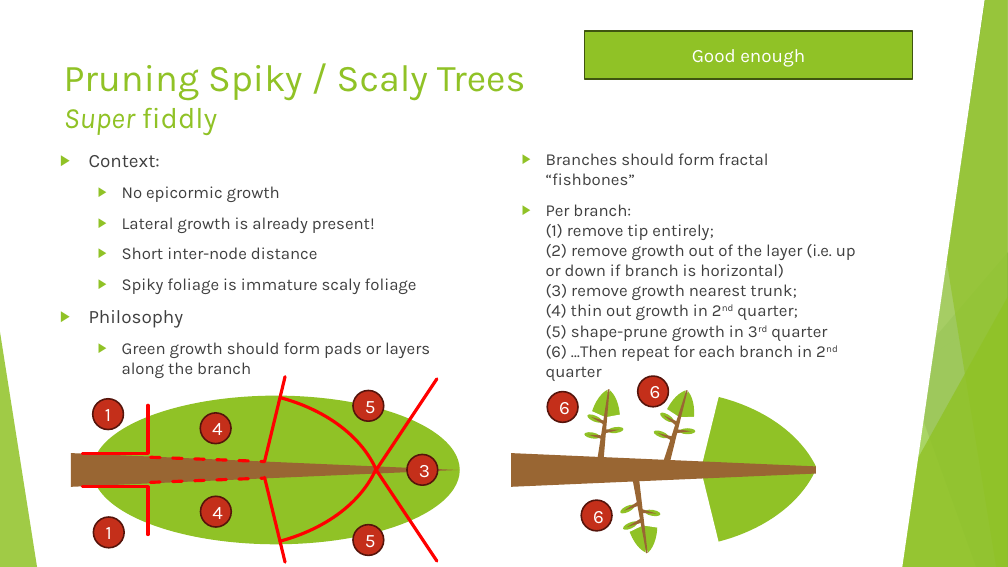
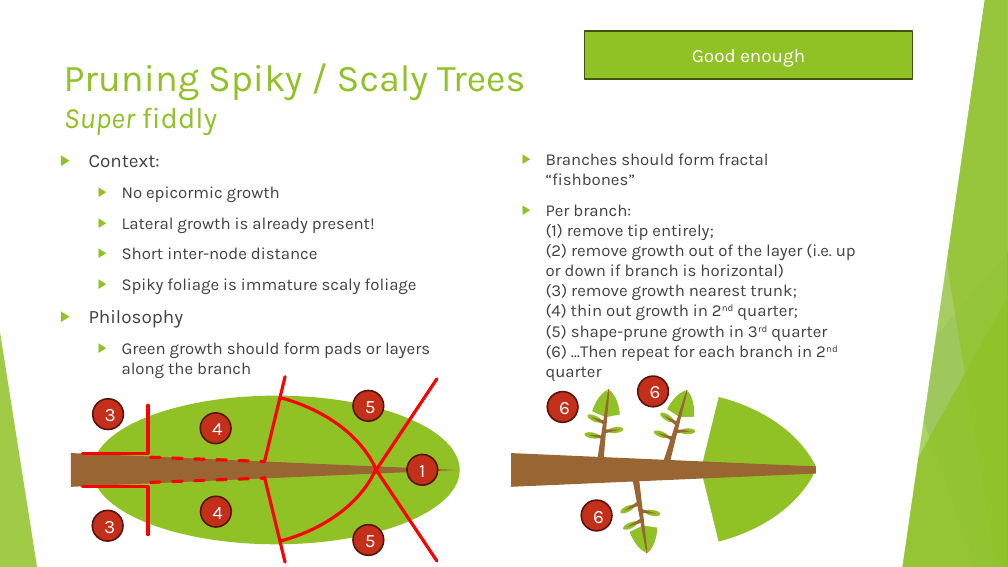
Before and after one commit to AlexLabram/Bonsai, a slide deck: slide 25 of Courseware/Bonsai On A Budget (running).pptx. Drawn at 1008x567 pixels with LibreOffice and Linux fonts; fonts in the diff are those of the drawing. Boxes give left, top, right and bottom in pixels: in the first picture for what was removed or moved away, otherwise in the second. Text is boxed around its words. In the diff, an @@ line names an element or a change of style, - is before the commit and + after.

Commit message:
Fixed numbering error Various small wording changes

```diff
--- a/Courseware/Bonsai On A Budget (running).pptx
+++ b/Courseware/Bonsai On A Budget (running).pptx
@@ text in ellipse at box(105, 409, 116, 427): text changed @@
-1
+3
@@ text in ellipse at box(419, 465, 425, 477): text changed @@
-3
+1
@@ ellipse "3": place and size @@
-ellipse "3" at box(94, 517, 125, 548)
+ellipse "3" at box(92, 510, 123, 541)
@@ text in ellipse at box(104, 521, 115, 539): text changed @@
-1
+3
```
Also in this commit, not shown: 4 other slides changed.
